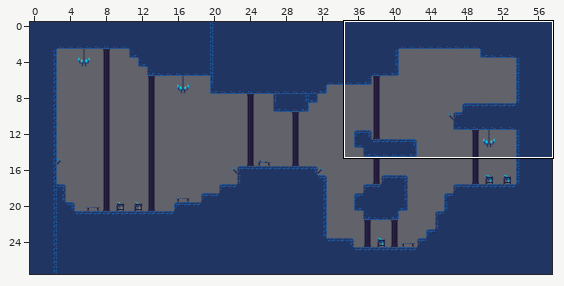
Tiled map (JSON): assets/levels/level-1.json. Above: a wide view before the commit, with the close-up outlined.
Close-up. The starting point:
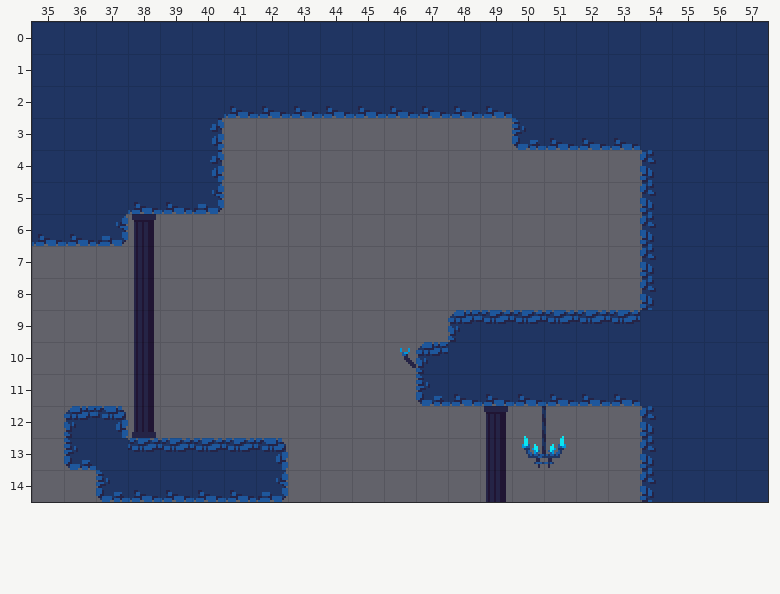
Cells are 16x16 px. Shown: x 35..57, y 0..14.
After the commit:
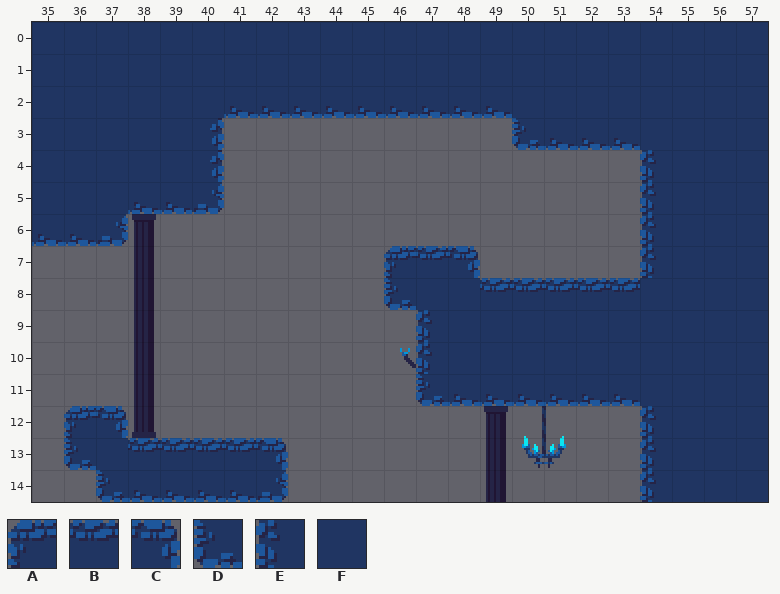
Key: from "wandering_soul_tileset": A 3, B 4, C 14, D 15, E 24, F 25.
_ is an empty cell, . an unchanged one.
From old to new:
--- layer "foreground"
@@ x 46..54 @@
- 7 ___......
- 8 ________E
- 9 ._ABBBBB.
-10 .A.......
+ 7 ABC......
+ 8 DFFBBBBBF
+ 9 .EFFFFFF.
+10 .E.......
Where, in picture pixels (left, top, right, bottom), the same in both close-ups:
changed: (384, 246, 656, 374)
